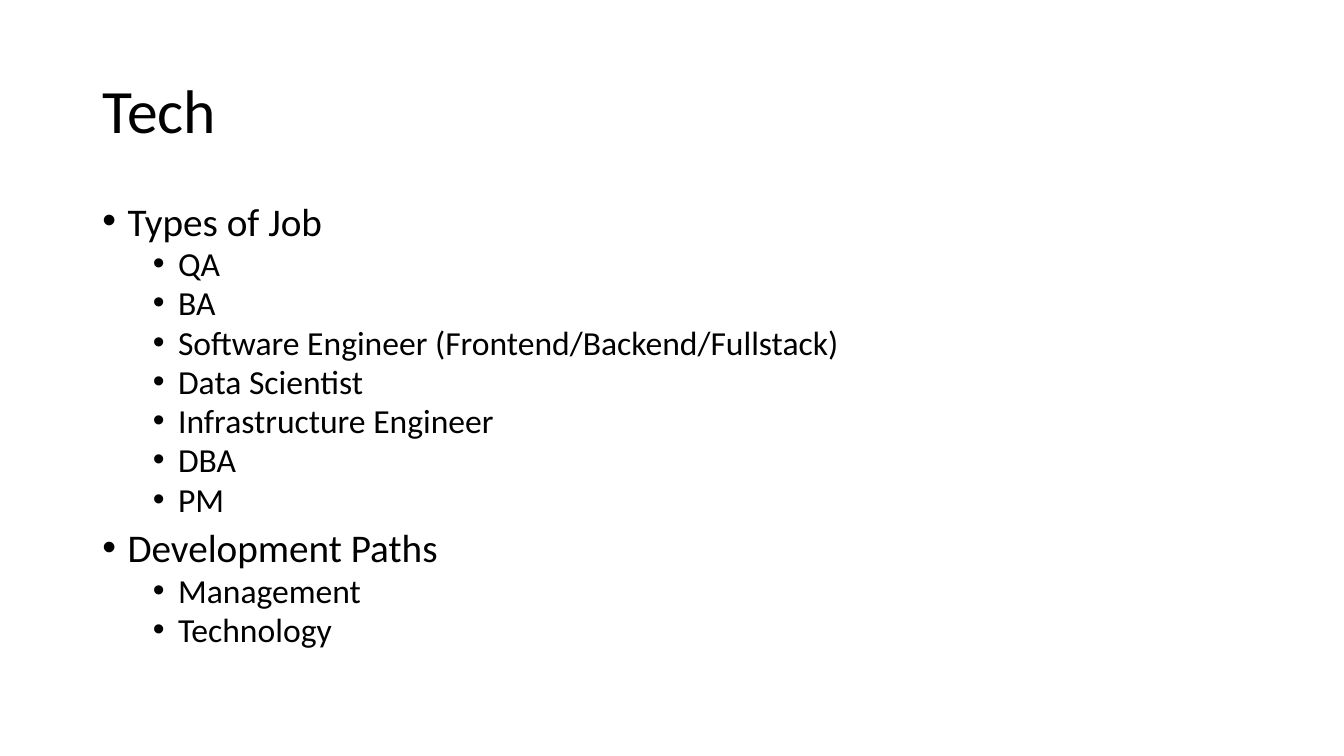
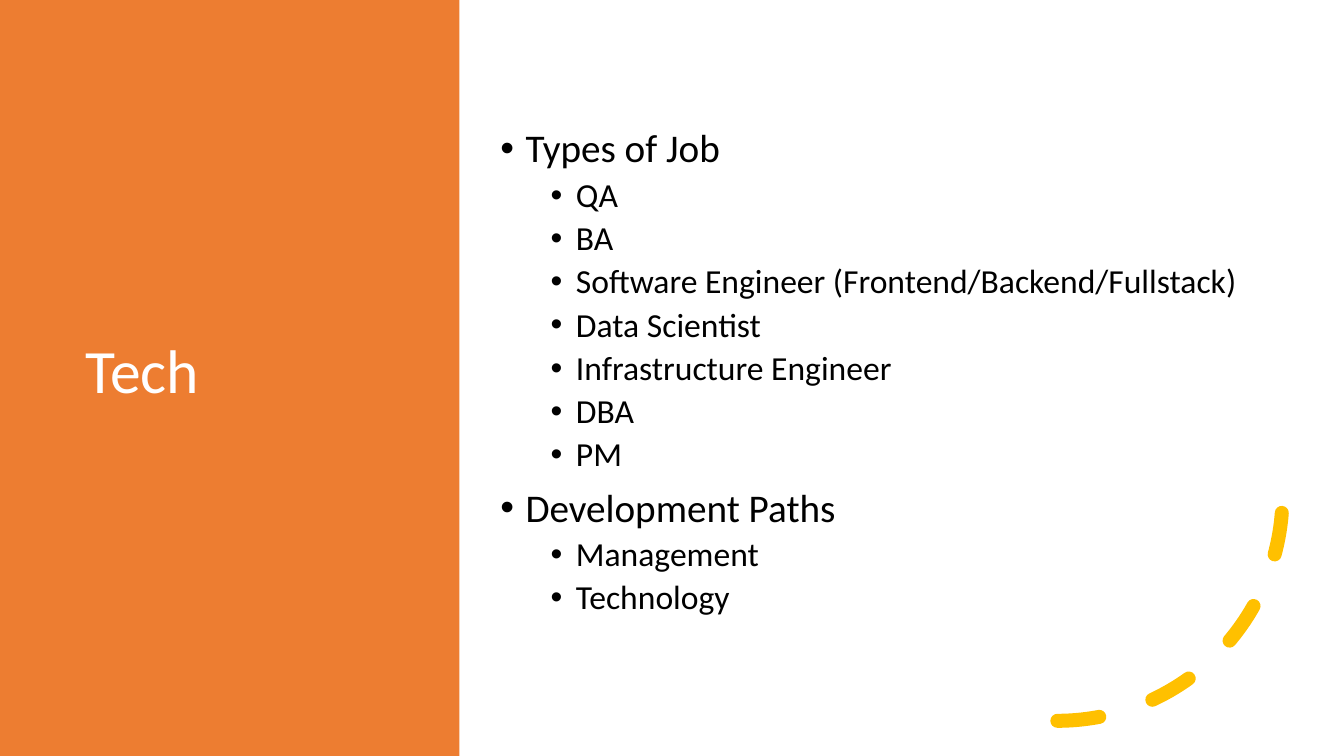
Before and after one commit to HRusby/Temp-transfer, a slide deck: slide 11 of Careers Presentation.pptx. Drawn at 1344x756 pixels with LibreOffice and Linux fonts; fonts in the diff are those of the drawing. Boxes give left, top, right and bottom in pixels: in the first picture for what was removed or moved away, otherwise in the second. Text is boxed around its words. In the diff, an @@ line names an element or a change of style, - is before the commit and + after.

Commit message:
Design

```diff
--- a/Careers Presentation.pptx
+++ b/Careers Presentation.pptx
@@ rectangle added at <box>0,0,460,756</box>, fill #ED7D31 @@
@@ title "Tech": place and size @@
-title "Tech" at <box>102,90,216,134</box>
+title "Tech" at <box>86,350,200,394</box>
@@ title "Tech" at <box>86,350,200,394</box>: text colour #000000 to #FFFFFF @@
@@ text "Types of Job": place and size @@
-text "Types of Job" at <box>128,208,838,648</box>
+text "Types of Job" at <box>526,134,1236,615</box>
@@ text "Types of Job" at <box>526,134,1236,615</box>: line spacing 0.8 to 0.9; vertical alignment top to middle @@
@@ arc (boxed as its full ellipse) added at <box>833,271,1284,722</box>, outline #FFC000 10 pt dashed @@
```
Also in this commit, not shown: 11 other slides changed.
